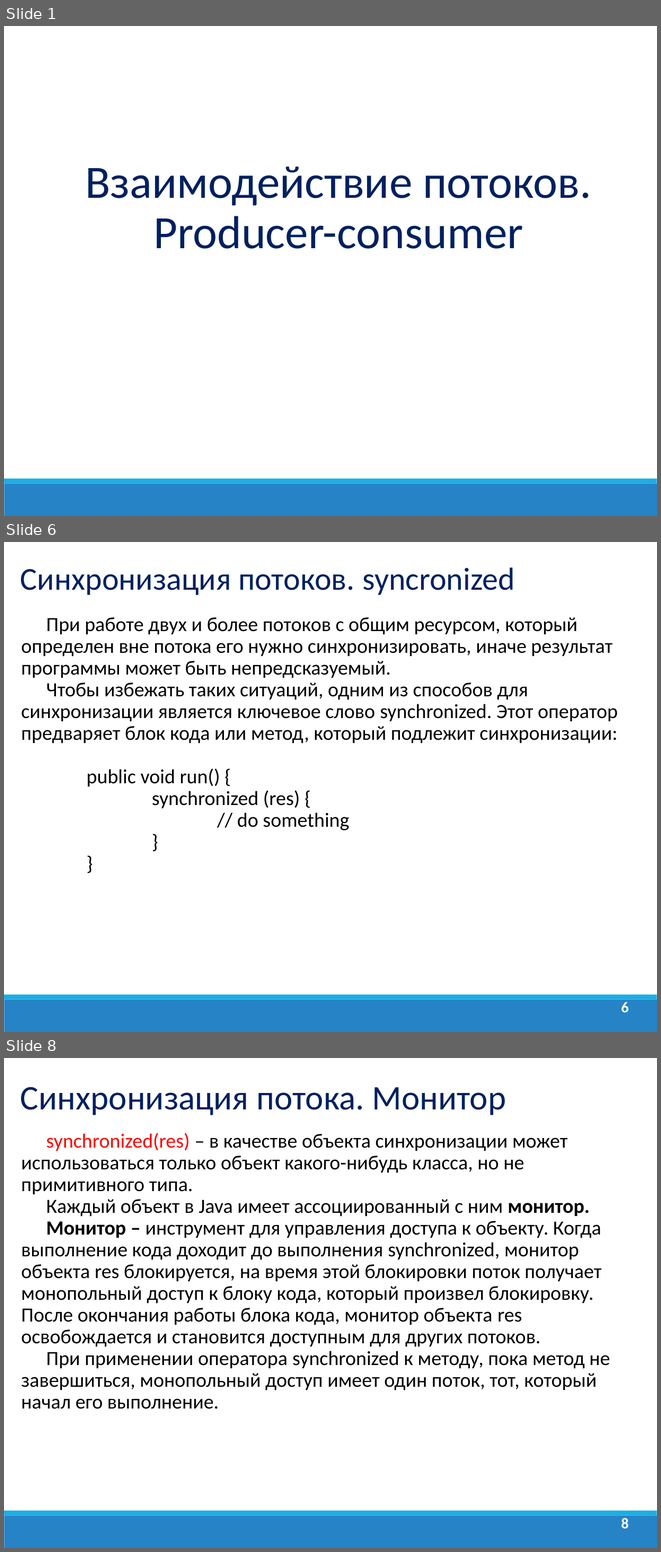
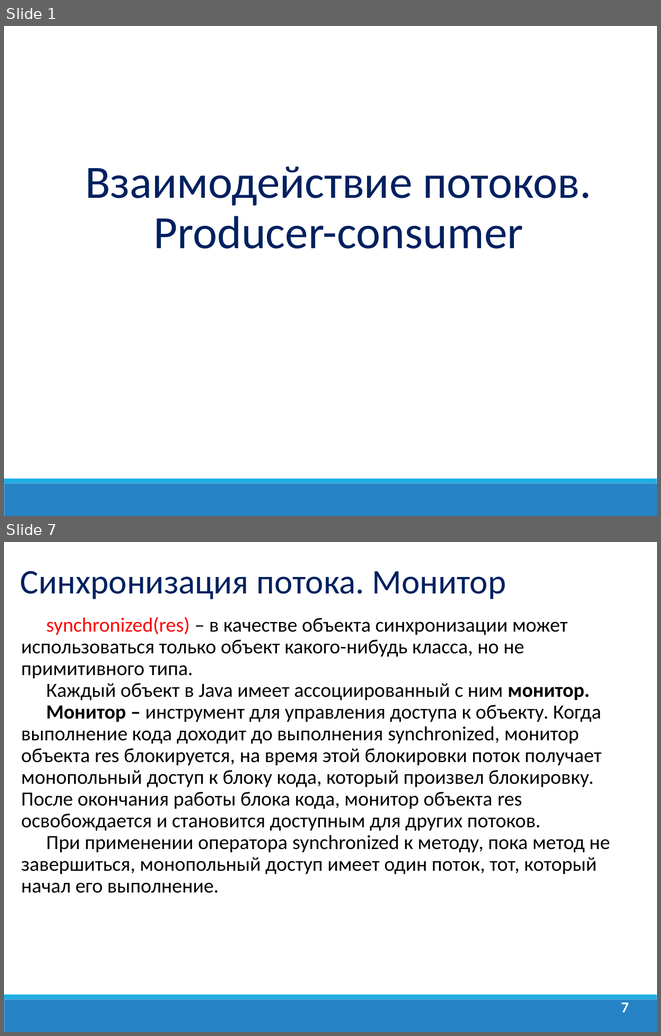
Before and after one commit to dmitry-academy/academy_old, a slide deck: academy/resources/presentations/Многопоточность/Java_Lection_19. Взаимодействие потоков. Producer-consumer.ppt. Shown one above the other, each under a label of ours: slides 1, 6 and 8 before the commit, slides 1 and 7 after it; the slides between them are not shown. The pictures are 661x1552 and 661x1036 pixels, drawn with LibreOffice and Linux fonts; fonts in the diff are those of the drawing; background and template pictures are left out. Boxes give left, top, right and bottom in pixels: in the first picture for what was removed or moved away, otherwise in the second. Text is boxed around its words. In the diff, an @@ line names an element or a change of style, - is before the commit and + after.

```diff
--- a/academy/resources/presentations/Многопоточность/Java_Lection_19. Взаимодействие потоков. Producer-consumer.ppt
+++ b/academy/resources/presentations/Многопоточность/Java_Lection_19. Взаимодействие потоков. Producer-consumer.ppt
@@ slide 6 removed at <box>4,542,657,1032</box>, background #FFFFFF; not listed: 2 template elements that a slide beside it also shows @@
@@ text removed at <box>20,567,515,595</box> @@
-Синхронизация потоков. syncronized
@@ text removed at <box>21,617,618,830</box> @@
-При работе двух и более потоков с общим ресурсом, который определен вне потока его нужно синхронизировать, иначе результат программы может быть непредсказуемый.
-Чтобы избежать таких ситуаций, одним из способов для синхронизации является ключевое слово synchronized. Этот оператор предваряет блок кода или метод, который подлежит синхронизации:
-public void run() {
-synchronized (res) {
-// do something
-}
-}
@@ page number removed at <box>621,1002,628,1012</box> @@
-6
@@ what was slide 8 is now slide 7 @@
@@ page number at <box>621,1002,628,1012</box>: text changed @@
-8
+7
```
Also in this commit, not shown: 3 slides changed, 7 slides added, 3 other slides removed, 9 other files.
